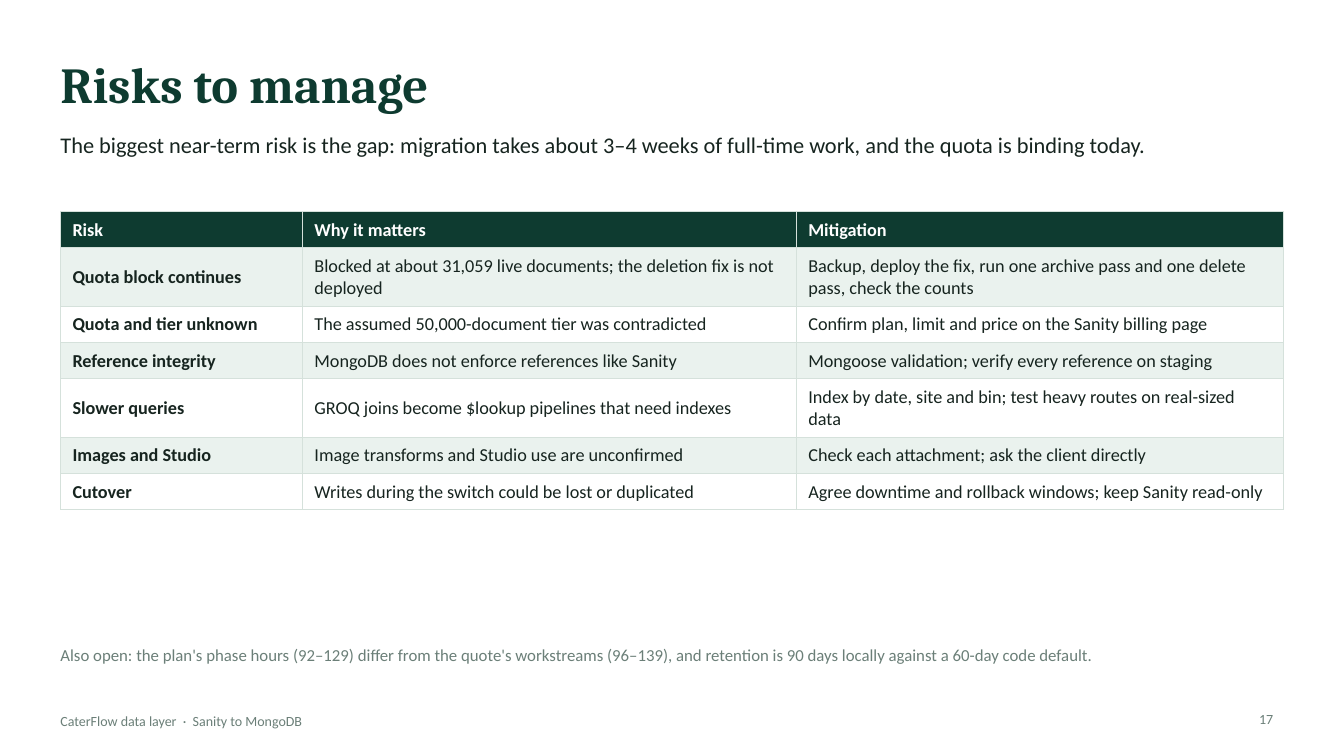
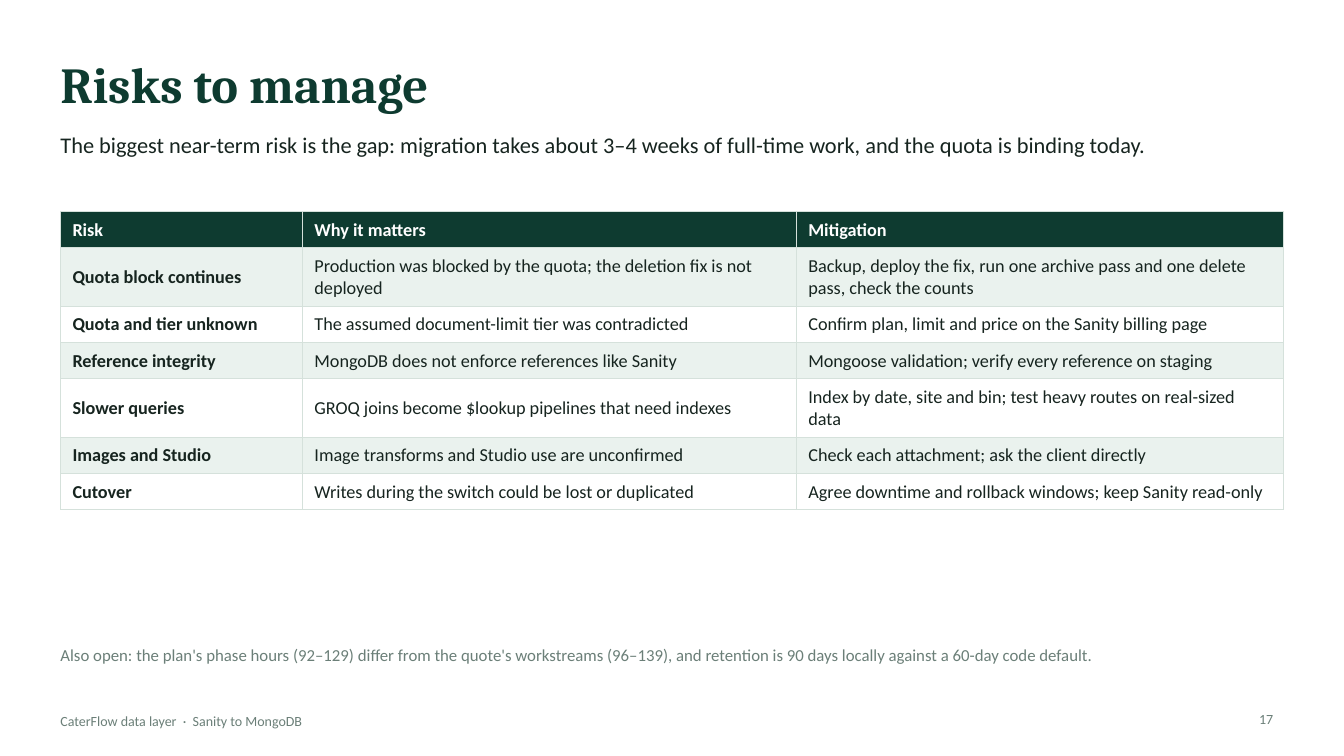
Before and after one commit to caterflowadmin/caterflow, a slide deck: slide 17 of quotes/2026-09-15-sanity-to-mongodb-migration/CaterFlow-MongoDB-Migration-Deck.pptx. Drawn at 1344x756 pixels with LibreOffice and Linux fonts; fonts in the diff are those of the drawing. Boxes give left, top, right and bottom in pixels: in the first picture for what was removed or moved away, otherwise in the second. Text is boxed around its words. In the diff, an @@ line names an element or a change of style, - is before the commit and + after.

```diff
--- a/quotes/2026-09-15-sanity-to-mongodb-migration/CaterFlow-MongoDB-Migration-Deck.pptx
+++ b/quotes/2026-09-15-sanity-to-mongodb-migration/CaterFlow-MongoDB-Migration-Deck.pptx
@@ table at bbox=[60, 212, 1284, 505] @@
-row 2, column 2: Blocked at about 31,059 live documents; the deletion fix is not deployed
+row 2, column 2: Production was blocked by the quota; the deletion fix is not deployed
-row 3, column 2: The assumed 50,000-document tier was contradicted
+row 3, column 2: The assumed document-limit tier was contradicted
```
Also in this commit, not shown: 5 other slides changed, 1 other file.
